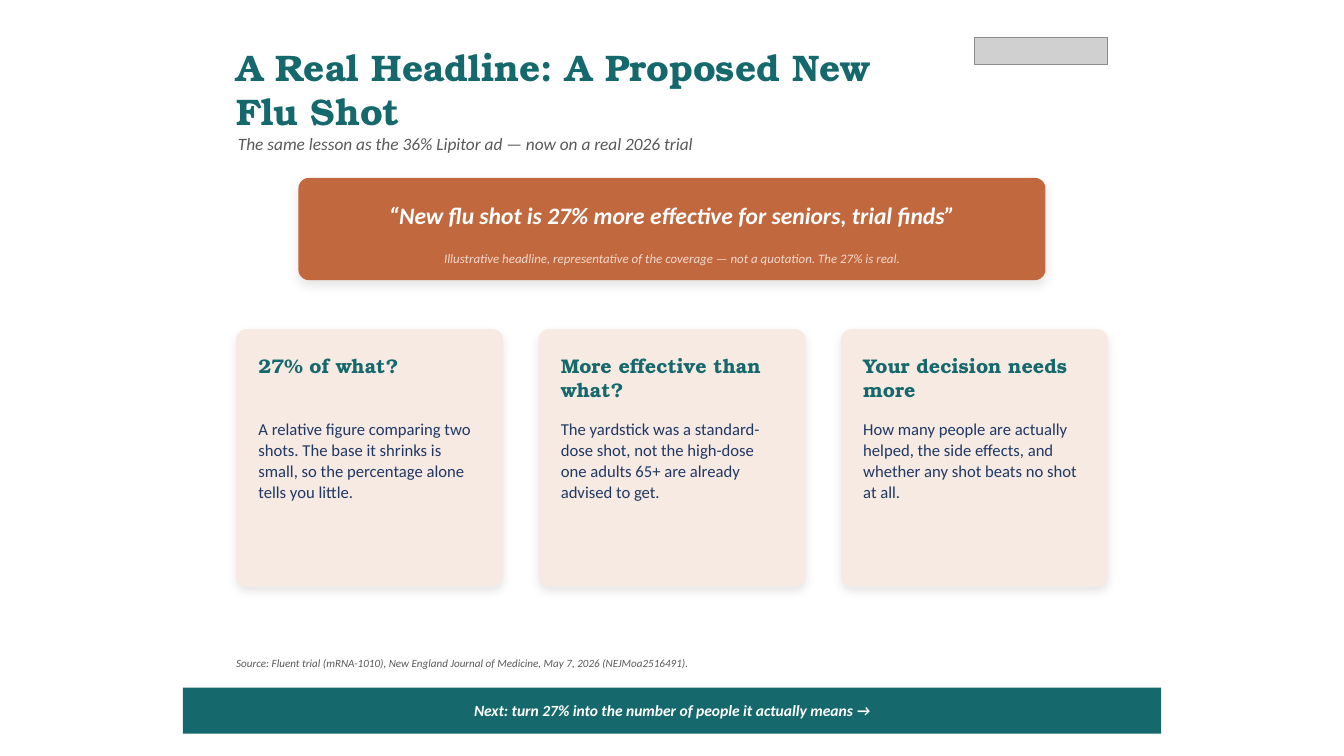
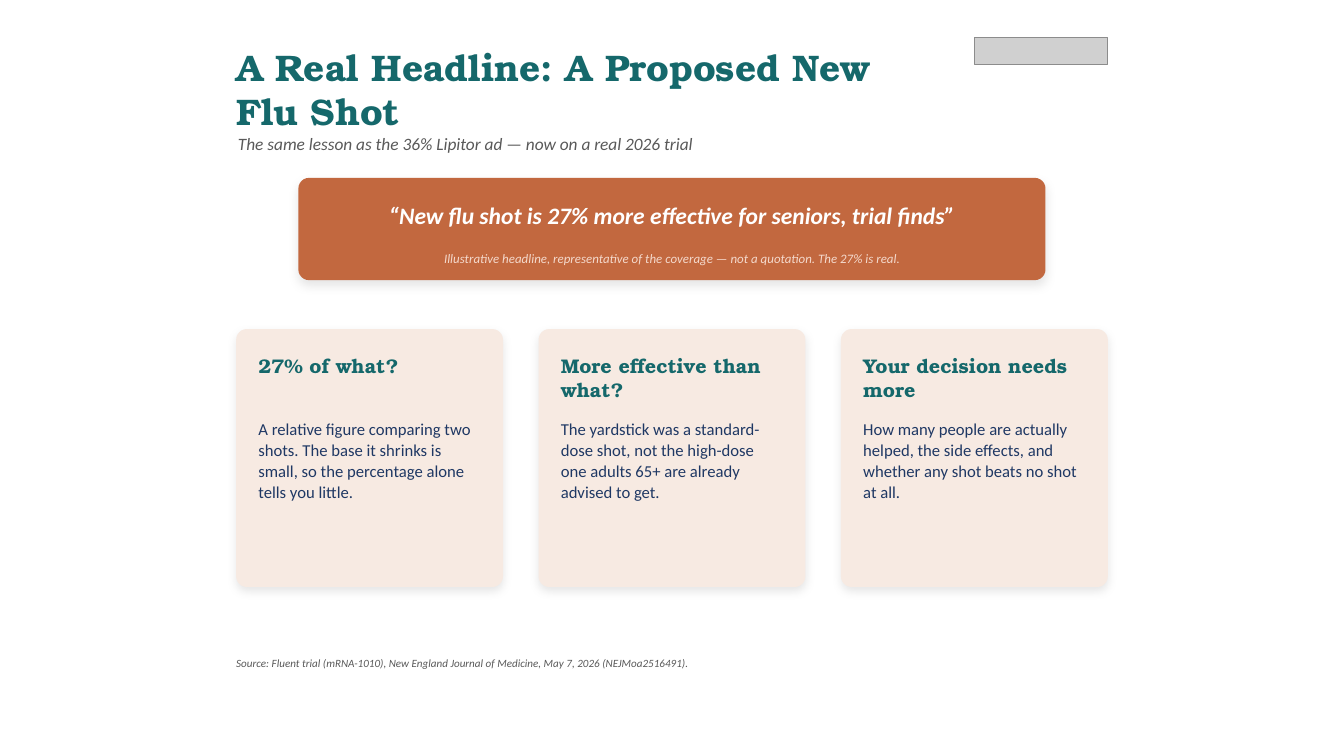
Before and after one commit to murraygmail/healthy-skepticism, a slide deck: slide 24 of materials/Day1.pptx (slide 25 before the commit). Drawn at 1344x756 pixels with LibreOffice and Linux fonts; fonts in the diff are those of the drawing; grey boxes stand for pictures. Boxes give left, top, right and bottom in pixels: in the first picture for what was removed or moved away, otherwise in the second. Text is boxed around its words. In the diff, an @@ line names an element or a change of style, - is before the commit and + after.

```diff
--- a/materials/Day1.pptx
+++ b/materials/Day1.pptx
@@ rectangle removed at [182,688,1162,734] @@
@@ text removed at [474,705,852,719] @@
-Next: turn 27% into the number of people it actually means →
```
Also in this commit, not shown: 10 other slides changed, 1 slide removed, 7 other files.
